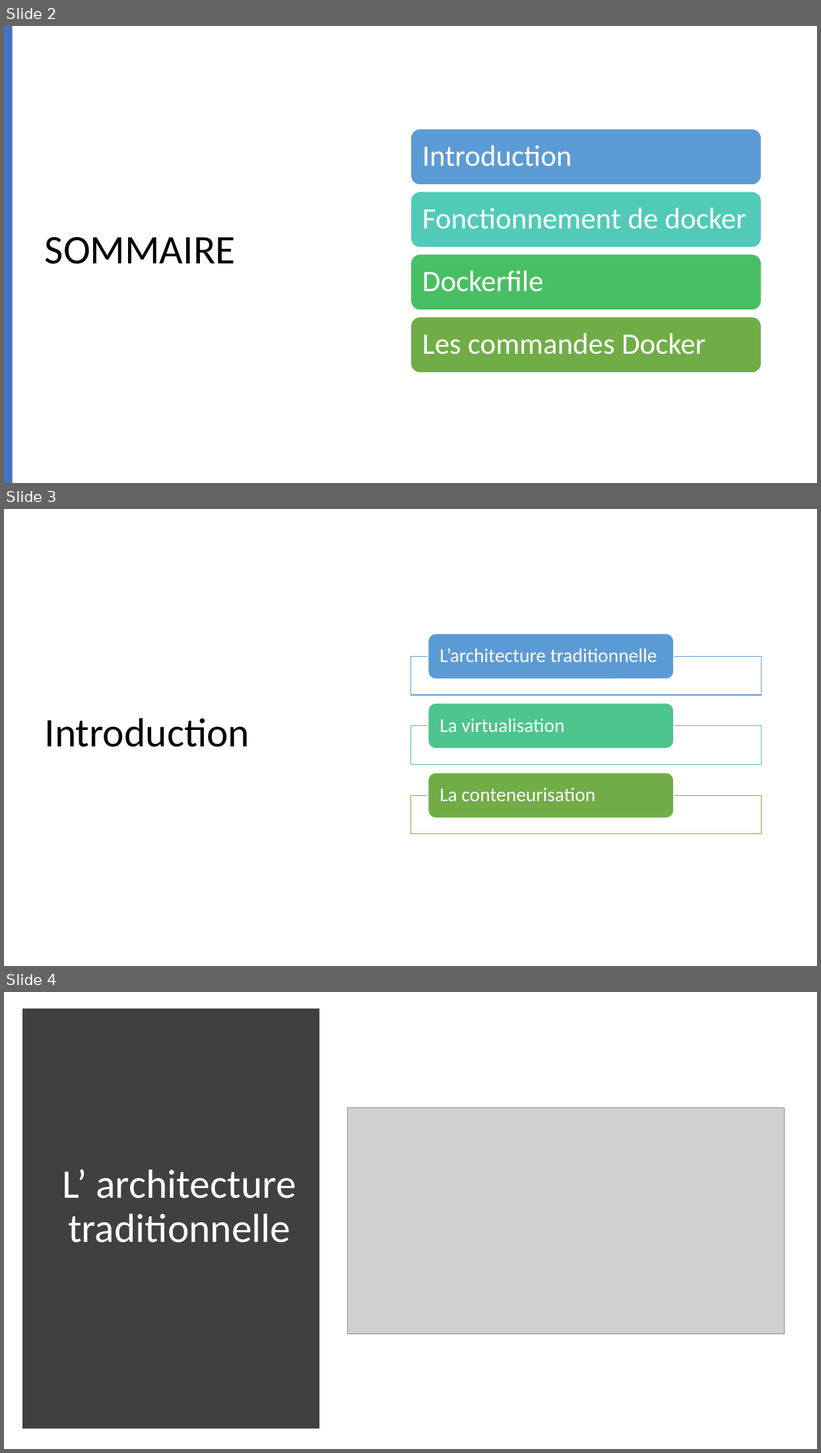
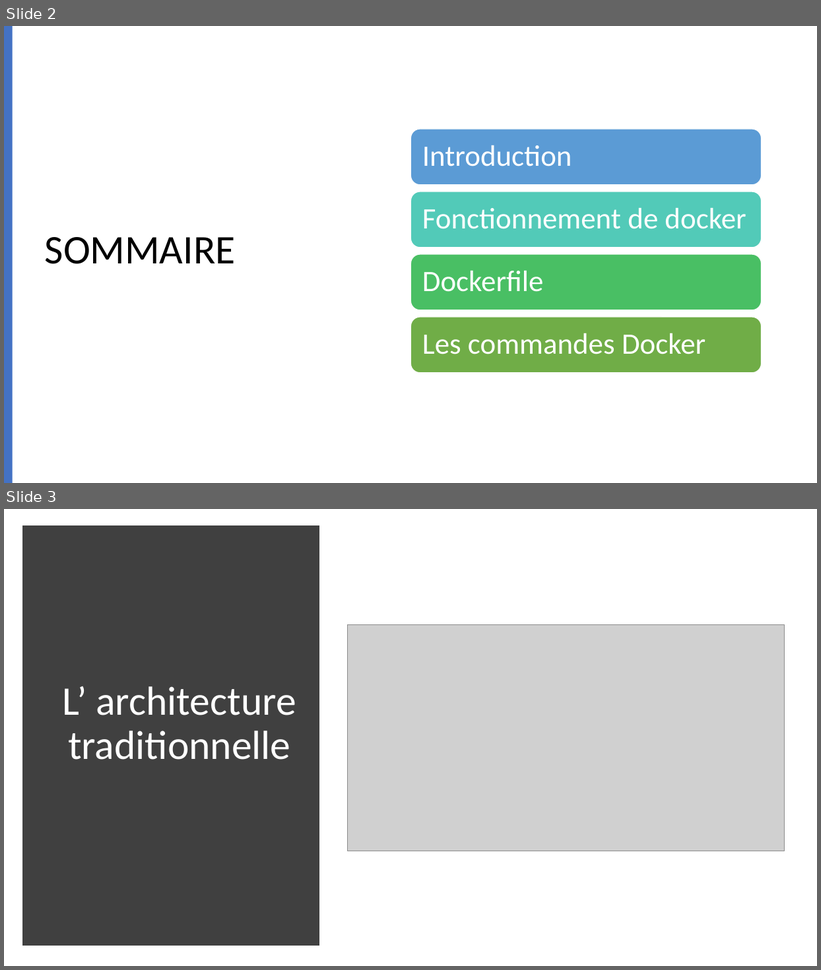
Before and after one commit to lukihd/Labo-Cloud-2020-2021, a slide deck: cours/docker/DOCKER.pptx. Shown one above the other, each under a label of ours: slides 2, 3 and 4 before the commit, slides 2 and 3 after it. The pictures are 821x1453 and 821x970 pixels, drawn with LibreOffice and Linux fonts; fonts in the diff are those of the drawing; grey boxes stand for pictures. Boxes give left, top, right and bottom in pixels: in the first picture for what was removed or moved away, otherwise in the second. Text is boxed around its words. In the diff, an @@ line names an element or a change of style, - is before the commit and + after.

```diff
--- a/cours/docker/DOCKER.pptx
+++ b/cours/docker/DOCKER.pptx
@@ slide 3 removed at [4, 509, 817, 966], background #FFFFFF @@
@@ title removed at [45, 718, 250, 747] @@
-Introduction
@@ group removed at [411, 634, 762, 834]: 3 rectangles, 3 rounded rectangles, 3 texts @@
-L’architecture traditionnelle
-La virtualisation
-La conteneurisation
@@ what was slide 4 is now slide 3 @@
```
Also in this commit, not shown: 4 slides changed, 2 slides added, 3 other slides removed, 1 other file.
